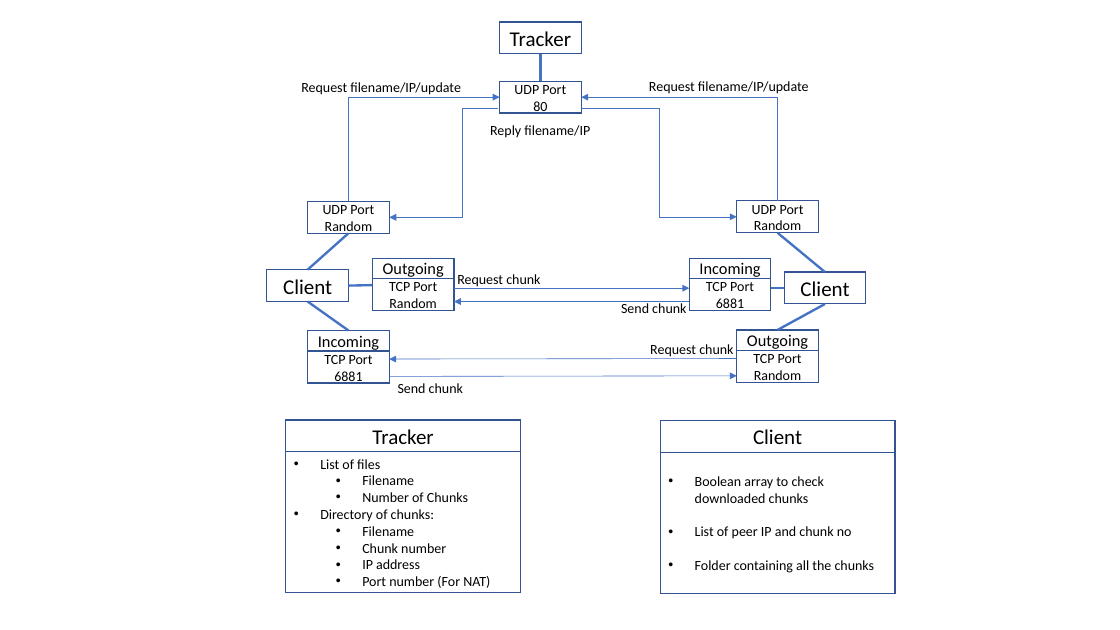
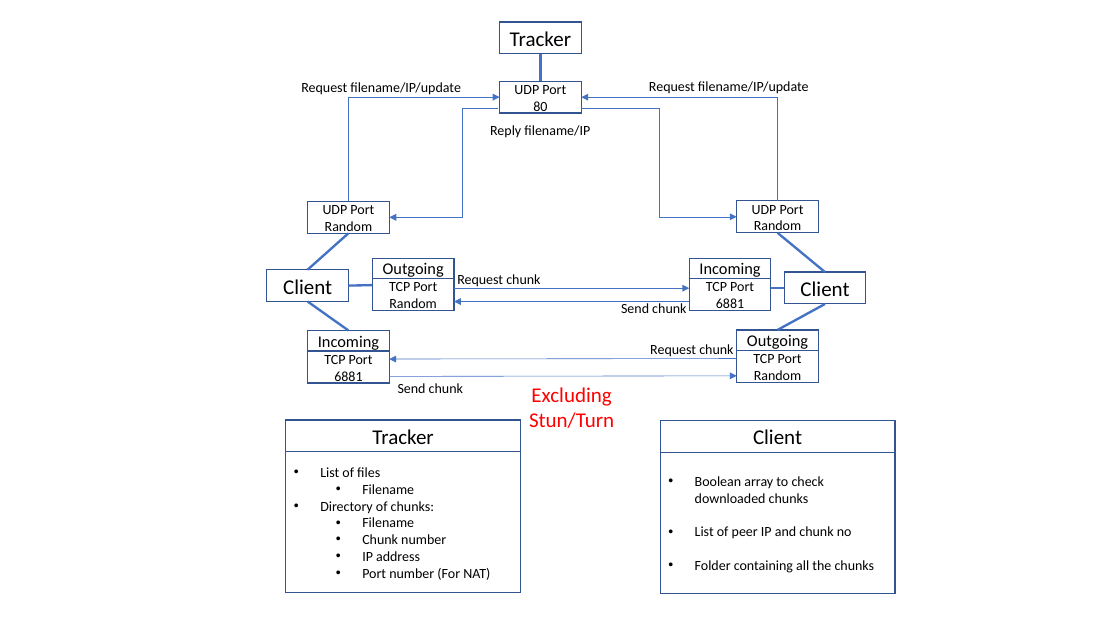
Before and after one commit to cs3103-1819s1-g4/cs3103_p2p, a slide deck: slide 3 of image/CS3103.pptx. Drawn at 1120x630 pixels with LibreOffice and Linux fonts; fonts in the diff are those of the drawing. Boxes give left, top, right and bottom in pixels: in the first picture for what was removed or moved away, otherwise in the second. Text is boxed around its words. In the diff, an @@ line names an element or a change of style, - is before the commit and + after.

```diff
--- a/image/CS3103.pptx
+++ b/image/CS3103.pptx
@@ text added at (529,387,614,428), 18 pt, text #FF0000 @@
+Excluding Stun/Turn
@@ text in rectangle at (362,492,468,502): paragraph removed @@
-  • Number of Chunks
```
Also in this commit, not shown: 2 other slides changed, 5 other files.
